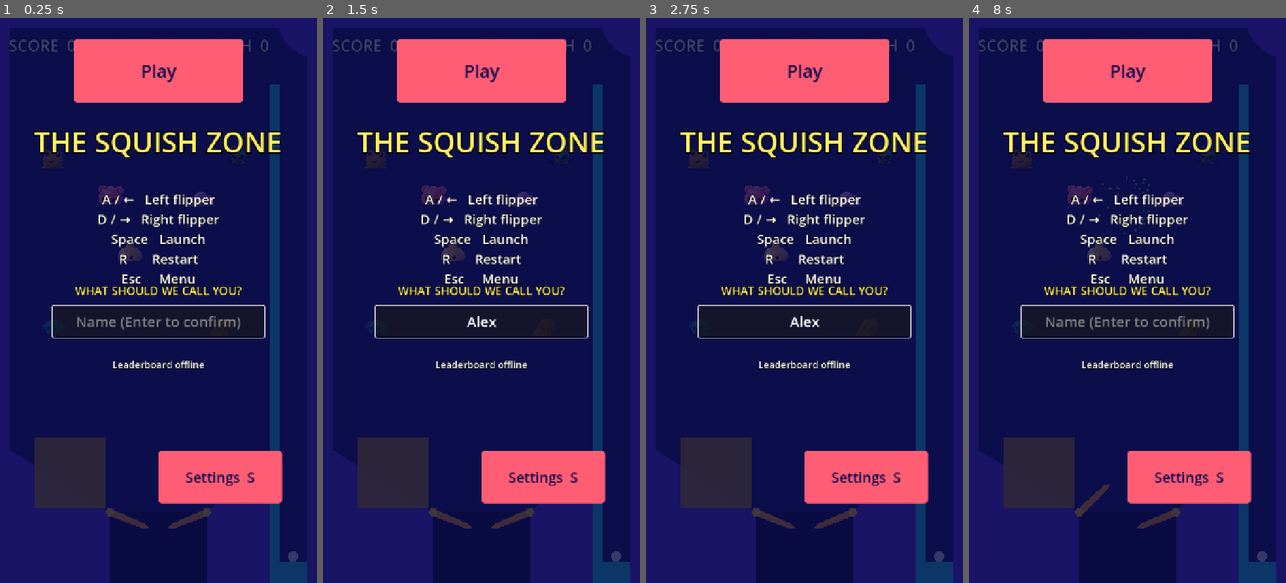
Above: before the commit, frames 1-4 (left to right).
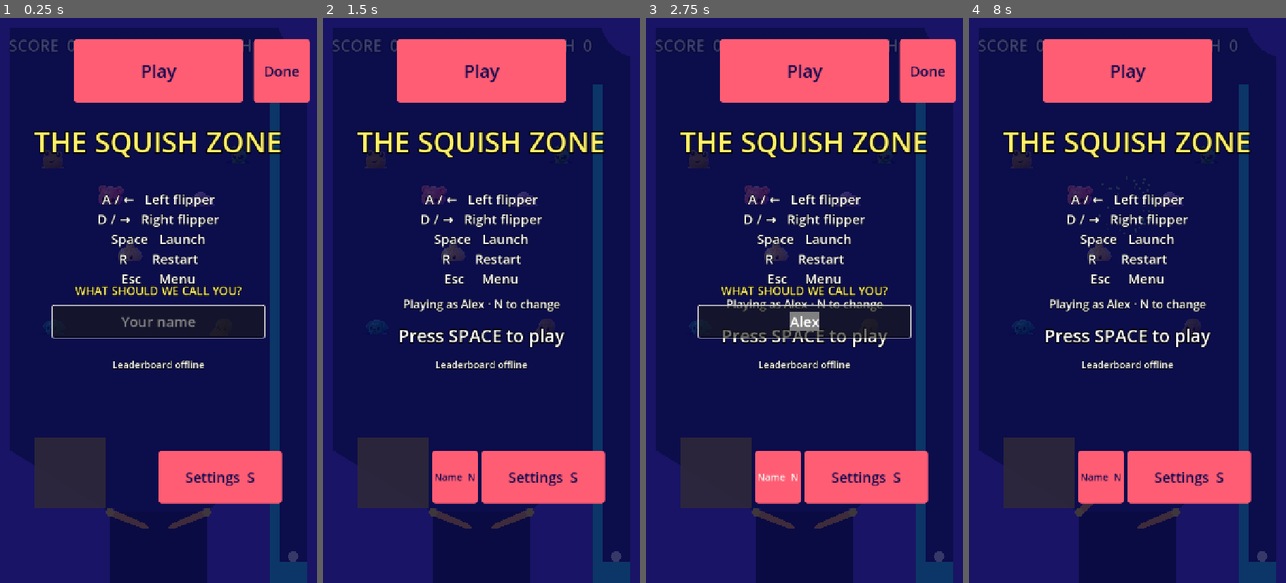
Above: after the commit, the same moments.

Repository: StephenForte/The-Squishy-Pinball-Machine
Game: Godot game, scene res://scenes/main.tscn
The game is run twice, just before and just after one commit, with the same random seed, the same clock (stepped at 60 frames per second) and the same inputs.
Inputs (mouse positions are in pixels of both pictures, inside the frame that each line leads up to):
- Up to frame 1 (0.25 s): no input
- Up to frame 2 (1.5 s): click (481, 323) at 0.52 s; type "Alex" at 0.6 s; click (605, 68) at 1.25 s, where only the run after the commit has a clickable "Done"
- Up to frame 3 (2.75 s): click (779, 475) at 2 s, where only the run after the commit has a clickable "Name N"
- Up to frame 4 (8 s): click (1251, 68) at 2.75 s, where only the run after the commit has a clickable "Done"; click "Play" at 3.5 s; tap Enter at 4.25 s; move the mouse to (1197, 272) at 4.27 s; hold D (flipper_right) 4.28-5 s; hold N (change_name) 4.28-5 s; click (1197, 272) at 4.42 s; tap Space (launch_ball) at 4.55, 6.05 s; drag from (1064, 328) to (1127, 554) at 5.02 s; move the mouse to (1159, 176) at 5.77 s; hold D (flipper_right) 5.78-6.5 s; hold N (change_name) 5.78-6.5 s; click (1159, 176) at 5.92 s; drag from (1111, 413) to (1260, 532) at 6.52 s; move the mouse to (1222, 385) at 7.27 s; hold A (flipper_left) from 7.28 s (still down); hold Space (launch_ball) from 7.28 s (still down); tap I at 7.35 s; click (1222, 385) at 7.42 s; tap Escape (menu) at 7.9 s

The runs differ from the first frame. In frame 1, 2.4% of the frame differs, in the area x 24-98%, y 3-56%; in frame 2, 6.0%, in the area x 16-84%, y 47-86%; in frame 3, 4.7%; in frame 4, 6.0%.

Commit message:
T31: turn on the web virtual keyboard and confirm a name without Enter.
iOS has nothing to attach a keyboard to while the export flag is off, and auto-focusing the name field would raise that keyboard over the title before Play can be pressed.

Co-authored-by: Cursor <cursoragent@cursor.com>

Diff:
--- a/scenes/ui/name_entry.tscn
+++ b/scenes/ui/name_entry.tscn
@@ -9,6 +9,7 @@
 offset_top = 600.0
 offset_right = 640.0
 offset_bottom = 760.0
+clip_contents = false
 mouse_filter = 0
 script = ExtResource("1_name")
 
@@ -37,7 +38,18 @@
 theme_override_font_sizes/font_size = 32
 alignment = 1
 max_length = 16
-placeholder_text = "Name (Enter to confirm)"
+placeholder_text = "Your name"
 caret_blink = true
 context_menu_enabled = false
 select_all_on_focus = true
+
+[node name="ConfirmButton" type="Button" parent="."]
+layout_mode = 0
+offset_left = 496.0
+offset_top = -552.0
+offset_right = 624.0
+offset_bottom = -408.0
+focus_mode = 0
+custom_minimum_size = Vector2(128, 128)
+theme_override_font_sizes/font_size = 32
+text = "Done"
--- a/scripts/ui/name_entry.gd
+++ b/scripts/ui/name_entry.gd
@@ -1,15 +1,22 @@
 extends Control
 
-## Title-screen name prompt. LineEdit max 16; Enter confirms, Escape cancels (D-027).
+## Title-screen name prompt. LineEdit max 16; Enter or Done confirms, Escape cancels (D-027).
+## Done is pinned to the top-right band (viewport 576,48, 128×144) so it stays
+## clear of PlayButton (ends at x=552) and above a keyboard covering the bottom
+## half of 720×1280. Offsets are parent-local: NameEntry's origin is (80, 600).
+## clip_contents stays off so the button still receives taps outside that box.
 
 @onready var _prompt: Label = $PromptLabel
 @onready var _line: LineEdit = $NameEdit
+@onready var _confirm: Button = $ConfirmButton
 
 
 func _ready() -> void:
 	visible = false
 	_line.max_length = 16
 	_line.text_submitted.connect(_on_text_submitted)
+	_confirm.focus_mode = Control.FOCUS_NONE
+	_confirm.pressed.connect(_on_confirm_pressed)
 	var theme_node := get_node_or_null("/root/Theme")
 	if theme_node != null:
 		if theme_node.has_signal("palette_changed"):
@@ -21,10 +28,13 @@
 	return visible and is_instance_valid(_line) and _line.has_focus()
 
 
-func open() -> void:
+func open(grab_focus: bool = true) -> void:
 	_line.text = String(Profile.player_name)
 	visible = true
-	call_deferred("grab_name_focus")
+	if grab_focus:
+		call_deferred("grab_name_focus")
+	else:
+		release_name_focus()
 
 
 func grab_name_focus() -> void:
@@ -49,6 +59,17 @@
 	_prompt.add_theme_color_override("font_color", theme_node.color("glow_gold"))
 	_line.add_theme_color_override("font_color", theme_node.color("text_primary"))
 	_line.add_theme_color_override("caret_color", theme_node.color("text_primary"))
+	if _confirm != null:
+		var style := StyleBoxFlat.new()
+		style.bg_color = theme_node.color("object_pink")
+		style.corner_radius_top_left = 8
+		style.corner_radius_top_right = 8
+		style.corner_radius_bottom_left = 8
+		style.corner_radius_bottom_right = 8
+		_confirm.add_theme_stylebox_override("normal", style)
+		_confirm.add_theme_stylebox_override("hover", style)
+		_confirm.add_theme_stylebox_override("pressed", style)
+		_confirm.add_theme_color_override("font_color", theme_node.color("text_on_color"))
 
 
 func _input(event: InputEvent) -> void:
@@ -61,6 +82,10 @@
 		if key.keycode == KEY_ESCAPE or key.physical_keycode == KEY_ESCAPE:
 			_cancel()
 			get_viewport().set_input_as_handled()
+
+
+func _on_confirm_pressed() -> void:
+	_on_text_submitted(_line.text)
 
 
 func _on_text_submitted(raw: String) -> void:
--- a/scripts/ui/title.gd
+++ b/scripts/ui/title.gd
@@ -164,7 +164,10 @@
 			_name_entry.visible = false
 		_name_entry.release_name_focus()
 	else:
-		_name_entry.open()
+		# D-050: focusing the field raises the OS keyboard. On a touch device
+		# that happens on load and can cover the title before Play is pressed.
+		var grab_focus := not DisplayServer.is_touchscreen_available()
+		_name_entry.open(grab_focus)
 
 
 func _refresh_avatar() -> void:
@@ -300,9 +303,8 @@
 		label.text = _TOUCH_CONTROLS_TEXT
 
 
-## Fresh devices auto-focus the name field, and launch_ball is still swallowed
-## while that focus is held. A Play press leaves the field, then uses the same
-## launch action that dismisses the title.
+## launch_ball is swallowed while the name field is focused. A Play press
+## leaves the field, then uses the same launch action that dismisses the title.
 func _on_play_pressed() -> void:
 	if _dismissed:
 		return
--- a/tests/export_web_test.gd
+++ b/tests/export_web_test.gd
@@ -82,6 +82,7 @@
 		"html/export_icon=true": true,
 		"progressive_web_app/enabled=false": true,
 		"progressive_web_app/ensure_cross_origin_isolation_headers=false": true,
+		"html/experimental_virtual_keyboard=true": true,
 		"export_path=": true,
 	}
 	for key in required:
@@ -89,6 +90,8 @@
 			return _fail("case 2: generated preset missing %s" % String(key))
 	if text.contains("variant/thread_support=true"):
 		return _fail("case 2: generated preset enabled threads")
+	if text.contains("html/experimental_virtual_keyboard=false"):
+		return _fail("case 2: generated preset left the virtual keyboard off")
 	print("EXPORT_WEB case 2 PASS")
 	return true
 
--- a/tests/title_touch_test.gd
+++ b/tests/title_touch_test.gd
@@ -9,6 +9,10 @@
 const MIN_PLAY_PX := 64.0 * 720.0 / 375.0
 ## settings_test case 6: visible Title controls must not pass y=1150.
 const TITLE_FLOOR := 1150.0
+## Bottom half of the 720×1280 viewport. Taller than an iPhone portrait
+## keyboard (~40%), so a control that clears it still clears a real one.
+## Headless cannot raise the OS keyboard; this rect stands in for it.
+const KEYBOARD_TOP := 640.0
 
 var _cases_passed: int = 0
 
@@ -63,6 +67,8 @@
 	if not await _case_play_button(main, title):
 		return
 	if not await _case_launch_blocked_while_capturing(main, title):
+		return
+	if not await _case_play_above_keyboard(main, title):
 		return
 
 	print("TITLE_TOUCH PASS cases=%d" % _cases_passed)
@@ -201,6 +207,103 @@
 	return true
 
 
+func _case_play_above_keyboard(main: Node, title: Node) -> bool:
+	print("TITLE_TOUCH case 6 touch keyboard leaves Play reachable")
+	Input.emulate_touch_from_mouse = true
+	if not DisplayServer.is_touchscreen_available():
+		return _fail("case 6: touchscreen was not reported")
+	if title.has_method("show_menu"):
+		title.show_menu()
+	await process_frame
+	await process_frame
+	var profile := root.get_node_or_null("Profile")
+	if profile == null or String(profile.player_name) != "":
+		return _fail("case 6: expected an empty name before confirm")
+	if not title.visible:
+		return _fail("case 6: Title should be visible")
+	# Fresh touch device must not focus the field, or the keyboard rises on load.
+	if _name_is_capturing(title):
+		return _fail("case 6: fresh touch device auto-focused the name field")
+	if not await _wait_capturing(title):
+		return _fail("case 6: name field did not take focus")
+
+	var play := title.get_node_or_null("PlayButton") as Button
+	if play == null or not play.visible:
+		return _fail("case 6: PlayButton missing or hidden")
+	var play_rect := play.get_global_rect()
+	var visible_band := Rect2(0, 0, 720, KEYBOARD_TOP)
+	var occlusion := Rect2(0, KEYBOARD_TOP, 720, 1280.0 - KEYBOARD_TOP)
+	if not visible_band.encloses(play_rect):
+		return _fail("case 6: PlayButton %s is outside the band above the keyboard" % play_rect)
+	if play_rect.intersects(occlusion):
+		return _fail("case 6: PlayButton %s intersects the keyboard occlusion" % play_rect)
+	if play_rect.end.y > TITLE_FLOOR:
+		return _fail("case 6: PlayButton extends below y=1150: %s" % play_rect)
+	var play_hit := _top_stop_at(title, play_rect.get_center())
+	if play_hit != play:
+		var hit_name := "none" if play_hit == null else String(play_hit.name)
+		return _fail("case 6: Play center hits %s, not PlayButton" % hit_name)
+
+	var confirm := title.get_node_or_null("NameEntry/ConfirmButton") as Button
+	if confirm == null or not confirm.visible:
+		return _fail("case 6: ConfirmButton missing or hidden")
+	var confirm_rect := confirm.get_global_rect()
+	if confirm_rect.size.x < MIN_PLAY_PX or confirm_rect.size.y < MIN_PLAY_PX:
+		return _fail("case 6: ConfirmButton %s smaller than %.1f px" % [confirm_rect.size, MIN_PLAY_PX])
+	if confirm_rect.intersects(play_rect):
+		return _fail("case 6: ConfirmButton %s overlaps PlayButton %s" % [confirm_rect, play_rect])
+	if not visible_band.encloses(confirm_rect):
+		return _fail("case 6: ConfirmButton %s is outside the band above the keyboard" % confirm_rect)
+	if confirm_rect.intersects(occlusion):
+		return _fail("case 6: ConfirmButton intersects the keyboard occlusion")
+	if confirm_rect.end.y > TITLE_FLOOR:
+		return _fail("case 6: ConfirmButton extends below y=1150: %s" % confirm_rect)
+	var confirm_hit := _top_stop_at(title, confirm_rect.get_center())
+	if confirm_hit != confirm:
+		var confirm_hit_name := "none" if confirm_hit == null else String(confirm_hit.name)
+		return _fail("case 6: Done center hits %s, not ConfirmButton" % confirm_hit_name)
+
+	var edit := title.get_node_or_null("NameEntry/NameEdit") as LineEdit
+	if edit == null:
+		return _fail("case 6: NameEdit missing")
+	edit.text = "   "
+	confirm.pressed.emit()
+	await process_frame
+	await process_frame
+	if String(profile.player_name) != "":
+		return _fail("case 6: blank confirm set name to '%s'" % profile.player_name)
+	if not title.visible:
+		return _fail("case 6: blank confirm dismissed the title")
+	edit.text = "Squish"
+	confirm.pressed.emit()
+	await process_frame
+	await process_frame
+	if String(profile.player_name) != "Squish":
+		return _fail("case 6: Done did not commit, name is '%s'" % profile.player_name)
+	_cases_passed += 1
+	print("TITLE_TOUCH case 6 pass")
+	return true
+
+
+func _top_stop_at(node: Node, point: Vector2) -> Control:
+	if node is CanvasItem and not (node as CanvasItem).visible:
+		return null
+	if node is Control:
+		var ctrl := node as Control
+		if ctrl.clip_contents and not ctrl.get_global_rect().has_point(point):
+			return null
+	var children := node.get_children()
+	for i in range(children.size() - 1, -1, -1):
+		var found := _top_stop_at(children[i], point)
+		if found != null:
+			return found
+	if node is Control:
+		var leaf := node as Control
+		if leaf.mouse_filter == Control.MOUSE_FILTER_STOP and leaf.get_global_rect().has_point(point):
+			return leaf
+	return null
+
+
 func _reset_profile(profile: Node) -> void:
 	var dir := DirAccess.open("user://")
 	if dir != null and dir.file_exists("profile.save"):
Not shown, changed: tools/export_web.sh
